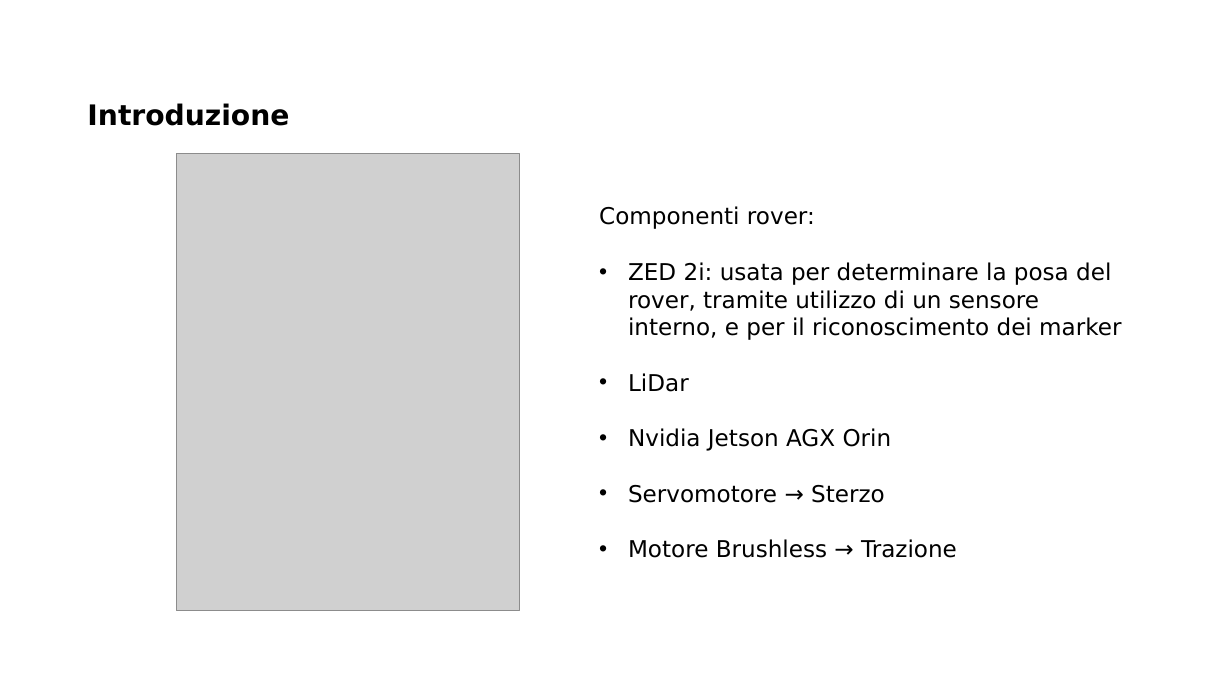
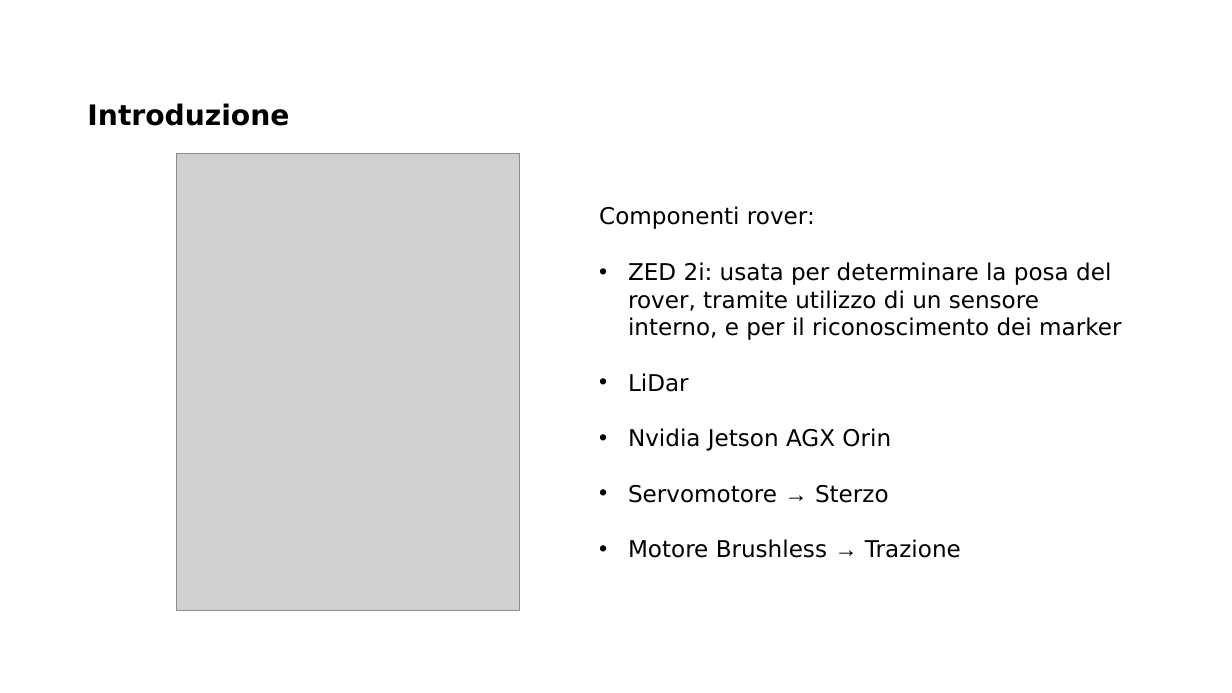
Before and after one commit to MarcoMinarelli/Rover_LabAuto, a slide deck: slide 2 of Presentazione LabAuto.pptx. Drawn at 1232x693 pixels with LibreOffice and Linux fonts; fonts in the diff are those of the drawing; grey boxes stand for pictures; background and template pictures are left out. Boxes give left, top, right and bottom in pixels: in the first picture for what was removed or moved away, otherwise in the second. Text is boxed around its words. In the diff, an @@ line names an element or a change of style, - is before the commit and + after.

```diff
--- a/Presentazione LabAuto.pptx
+++ b/Presentazione LabAuto.pptx
@@ text at (x1=628, y1=262, x2=1121, y2=558): font DejaVu Sans to Arial in "→", "→" @@
```
Also in this commit, not shown: 14 other slides changed.
